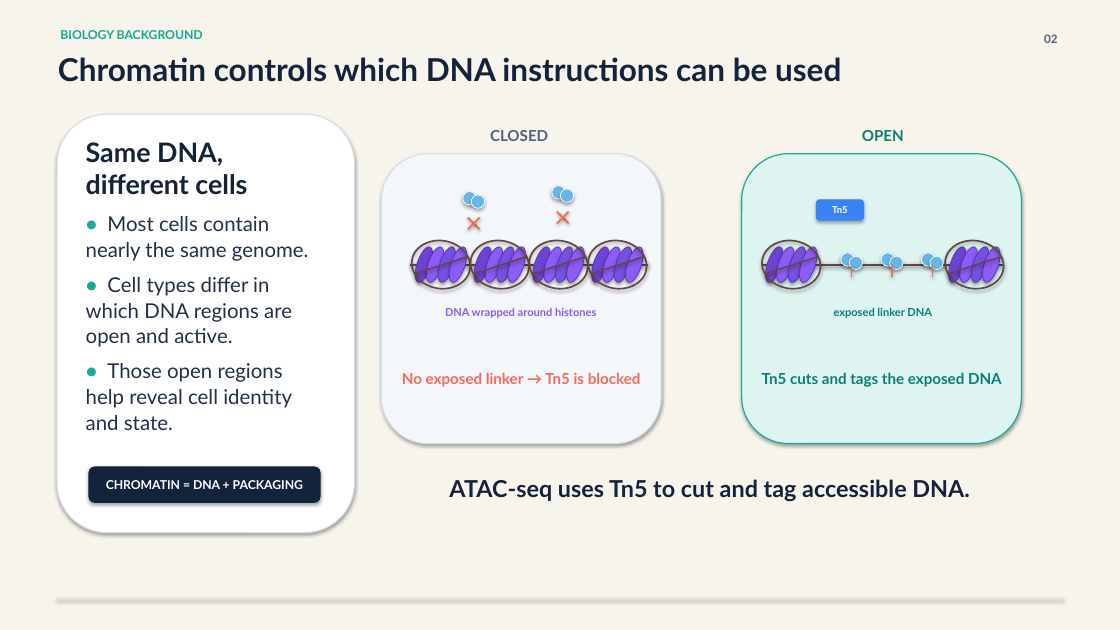
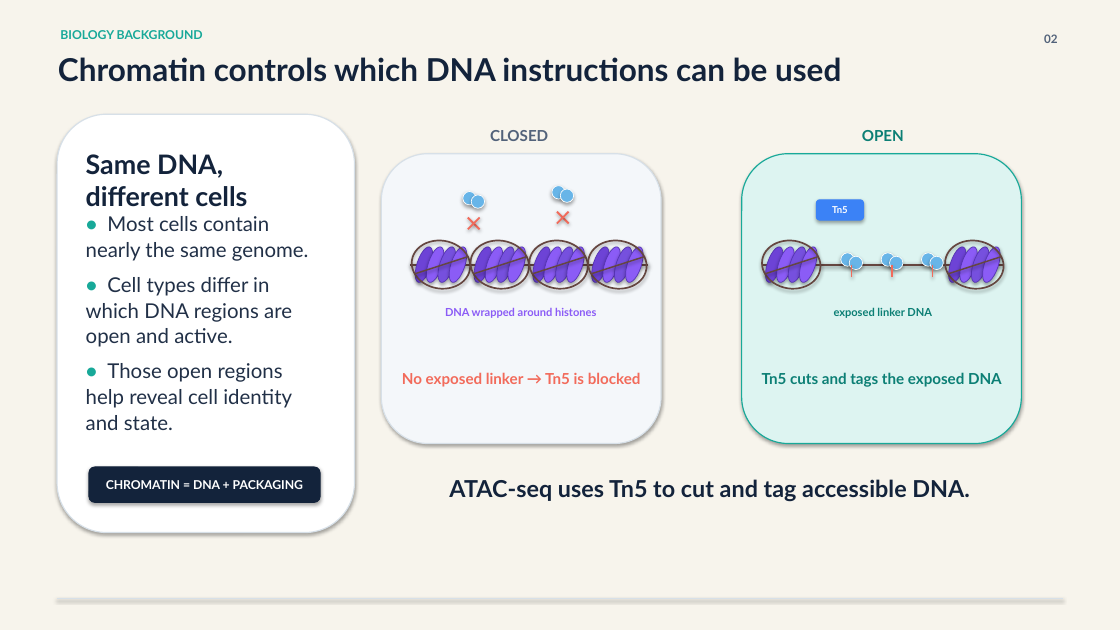
Before and after one commit to ericzhuang2010/deconvATAC, a slide deck: slide 2 of docs/ShapeMix/presentations/ShapeMix_High_School_Research_Deck.pptx. Drawn at 1120x630 pixels with LibreOffice and Linux fonts; fonts in the diff are those of the drawing. Boxes give left, top, right and bottom in pixels: in the first picture for what was removed or moved away, otherwise in the second. Text is boxed around its words. In the diff, an @@ line names an element or a change of style, - is before the commit and + after.

```diff
--- a/docs/ShapeMix/presentations/ShapeMix_High_School_Research_Deck.pptx
+++ b/docs/ShapeMix/presentations/ShapeMix_High_School_Research_Deck.pptx
@@ text at [86,154,247,207]: text changed @@
-Same DNA,
-different cells
+Same DNA,
+different cells
```
Also in this commit, not shown: 10 other slides changed, 2 slides added, 1 slide removed, 3 other files.
